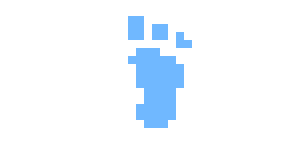
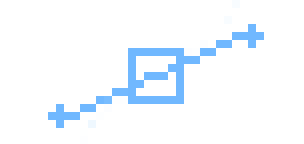
Layers edited between the first and the second 304px x 144px image:
added layer "interpo_speed" in group "boutons" over [48, 0, 264, 128]
hid "back leg" over [128, 16, 192, 128]
